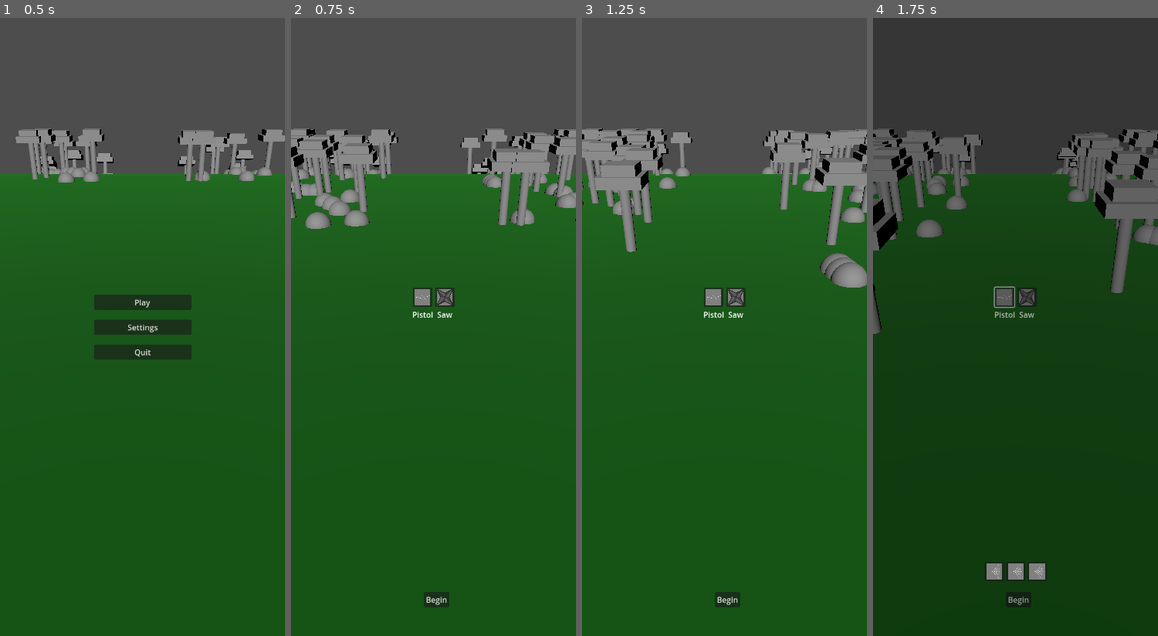
Above: before the commit, frames 1-4 (left to right).
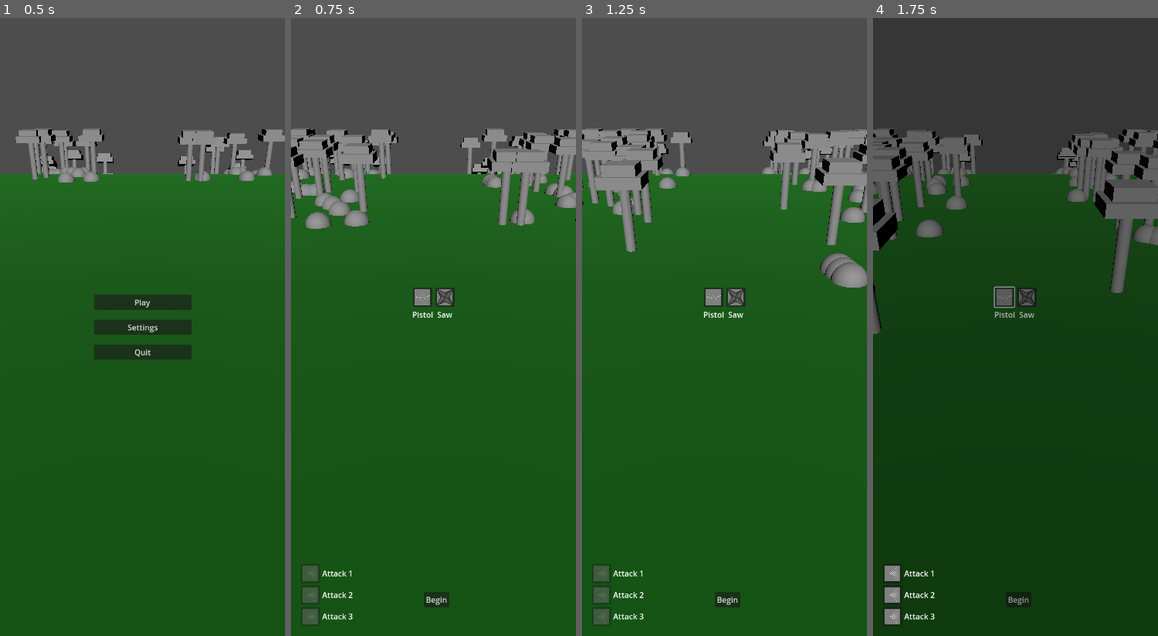
Above: after the commit, the same moments.

Repository: danbolleboom/GodotMobileGame
Game: Godot game, scene res://Scenes/world.tscn
Same seed, same stepped clock (60 frames per second), same inputs: the game is played once before the commit and once after it.
Inputs (mouse positions are in pixels of both pictures, inside the frame that each line leads up to):
- Up to frame 1 (0.5 s): no input
- Up to frame 2 (0.75 s): click "Play" at 0.5 s
- Up to frame 3 (1.25 s): no input
- Up to frame 4 (1.75 s): click (1004, 296) at 1.27 s

Frame 1 is identical in both runs. In frame 2, 0.6% of the frame differs, in the area x 4-22%, y 88-99%; in frame 3, 0.6%; in frame 4, 1.0%, in the area x 4-61%, y 88-99%.

Commit message:
bunch of stuff i forgot to commit separately :)

Diff:
--- /dev/null
+++ b/Scenes/AttackModifiers/am_atk_speed.tscn
@@ -0,0 +1,12 @@
+[gd_scene load_steps=3 format=3 uid="uid://bdegr8djvga0u"]
+
+[ext_resource type="PackedScene" uid="uid://bm8nbrtpv2ed6" path="res://Scenes/attack_modifier.tscn" id="1_jsafy"]
+[ext_resource type="Script" uid="uid://cj2vufca3hc6g" path="res://Scripts/AttackModifierEffects/ame_atk_speed.gd" id="2_nydq7"]
+
+[node name="AM_AtkSpeed" instance=ExtResource("1_jsafy")]
+id = "AM_AtkSpeed"
+
+[node name="AME_AtkSpeed" type="Node" parent="." index="0"]
+script = ExtResource("2_nydq7")
+speedMultiplier = 0.9
+additionalMultPerTier = 0.05
--- /dev/null
+++ b/Scenes/AttackModifiers/am_dmg.tscn
@@ -0,0 +1,11 @@
+[gd_scene load_steps=3 format=3 uid="uid://b7qg3mnrqeywk"]
+
+[ext_resource type="PackedScene" uid="uid://bm8nbrtpv2ed6" path="res://Scenes/attack_modifier.tscn" id="1_ijdc5"]
+[ext_resource type="Script" uid="uid://ohnd4553527k" path="res://Scripts/AttackModifierEffects/ame_dmg_increase.gd" id="2_38qv8"]
+
+[node name="AM_dmg" instance=ExtResource("1_ijdc5")]
+id = "AM_Dmg"
+
+[node name="AME_DmgAdd" type="Node" parent="." index="0"]
+script = ExtResource("2_38qv8")
+damageAdditive = 3.0
--- /dev/null
+++ b/Scenes/AttackModifiers/am_proj_speed.tscn
@@ -0,0 +1,12 @@
+[gd_scene load_steps=3 format=3 uid="uid://ce3bbs3ynpbue"]
+
+[ext_resource type="PackedScene" uid="uid://bm8nbrtpv2ed6" path="res://Scenes/attack_modifier.tscn" id="1_6ls0y"]
+[ext_resource type="Script" uid="uid://bapowwt8y6a18" path="res://Scripts/AttackModifierEffects/ame_proj_speed.gd" id="2_ji5pe"]
+
+[node name="AM_ProjSpeed" instance=ExtResource("1_6ls0y")]
+id = "AM_ProjSpeed"
+
+[node name="AME_ProjSpeed" type="Node" parent="." index="0"]
+script = ExtResource("2_ji5pe")
+speedMultiplier = 1.2
+additionalMultPerTier = 0.1
--- /dev/null
+++ b/Scenes/AttackModifiers/am_projectile_size.tscn
@@ -0,0 +1,12 @@
+[gd_scene load_steps=3 format=3 uid="uid://cilubow5ncrre"]
+
+[ext_resource type="PackedScene" uid="uid://bm8nbrtpv2ed6" path="res://Scenes/attack_modifier.tscn" id="1_4o2ie"]
+[ext_resource type="Script" uid="uid://df3p3bkhooftd" path="res://Scripts/AttackModifierEffects/ame_proj_size.gd" id="2_t3glj"]
+
+[node name="AM_ProjectileSize" instance=ExtResource("1_4o2ie")]
+id = "AM_ProjSize"
+
+[node name="AME_ProjSize" type="Node" parent="." index="0"]
+script = ExtResource("2_t3glj")
+sizeIncrease = 0.2
+additionalSizePerTier = 0.1
--- a/Scenes/UI/ui_manager.tscn
+++ b/Scenes/UI/ui_manager.tscn
@@ -1,10 +1,11 @@
-[gd_scene load_steps=11 format=3 uid="uid://cn4bf5orw4u3"]
+[gd_scene load_steps=12 format=3 uid="uid://cn4bf5orw4u3"]
 
 [ext_resource type="Script" uid="uid://ck70o60e7cvpw" path="res://Scripts/UI/ui_manager.gd" id="1_x5yhv"]
 [ext_resource type="Script" uid="uid://bce6bd5bd3xmj" path="res://Scripts/UI/game_ui.gd" id="2_huwks"]
 [ext_resource type="Script" uid="uid://du7qimrr3ndp2" path="res://Scripts/UI/attack_select_ui.gd" id="3_1bij0"]
 [ext_resource type="PackedScene" uid="uid://02yu3ceg1413" path="res://Scenes/UI/attack_button.tscn" id="4_88ycu"]
 [ext_resource type="Texture2D" uid="uid://bfftuj6dfqlve" path="res://Images/ability_Shotgun.png" id="5_04kky"]
+[ext_resource type="Script" uid="uid://bux5x8425u7s0" path="res://Scripts/UI/upgrade_select_ui.gd" id="6_bwqs5"]
 
 [sub_resource type="StyleBoxFlat" id="StyleBoxFlat_huwks"]
 bg_color = Color(0, 0, 0, 1)
@@ -32,6 +33,7 @@
 anchor_bottom = 1.0
 grow_horizontal = 2
 grow_vertical = 2
+mouse_filter = 1
 script = ExtResource("2_huwks")
 
 [node name="TopUI" type="Node2D" parent="GameUI"]
@@ -79,6 +81,7 @@
 anchor_bottom = 1.0
 grow_horizontal = 2
 grow_vertical = 2
+mouse_filter = 1
 
 [node name="Buttons" type="VBoxContainer" parent="MainMenu"]
 layout_mode = 1
@@ -115,6 +118,7 @@
 anchor_bottom = 1.0
 grow_horizontal = 2
 grow_vertical = 2
+mouse_filter = 1
 
 [node name="Buttons" type="VBoxContainer" parent="GameOver"]
 layout_mode = 1
@@ -159,8 +163,9 @@
 anchor_bottom = 1.0
 grow_horizontal = 2
 grow_vertical = 2
+mouse_filter = 2
 script = ExtResource("3_1bij0")
-slots = [NodePath("SlotSelection/HBoxContainer/Slot1"), NodePath("SlotSelection/HBoxContainer/Slot2"), NodePath("SlotSelection/HBoxContainer/Slot3")]
+slots = [NodePath("VBoxContainer/Slot1Data/Slot1"), NodePath("VBoxContainer/Slot2Data/Slot2"), NodePath("VBoxContainer/Slot3Data/Slot3")]
 attackButtonTscn = ExtResource("4_88ycu")
 
 [node name="StartButton" type="Button" parent="AttackSelectUI"]
@@ -194,46 +199,74 @@
 grow_vertical = 2
 alignment = 1
 
-[node name="SlotSelection" type="ColorRect" parent="AttackSelectUI"]
-layout_mode = 1
-anchors_preset = 15
-anchor_right = 1.0
-anchor_bottom = 1.0
-grow_horizontal = 2
-grow_vertical = 2
+[node name="SelectionBlocker" type="ColorRect" parent="AttackSelectUI"]
+layout_mode = 1
+anchors_preset = 15
+anchor_right = 1.0
+anchor_bottom = 1.0
+grow_horizontal = 2
+grow_vertical = 2
+mouse_filter = 2
 color = Color(0, 0, 0, 0.29411766)
 
-[node name="HBoxContainer" type="HBoxContainer" parent="AttackSelectUI/SlotSelection"]
-layout_mode = 1
-anchors_preset = 7
-anchor_left = 0.5
+[node name="VBoxContainer" type="VBoxContainer" parent="AttackSelectUI"]
+layout_mode = 1
+anchors_preset = 2
 anchor_top = 1.0
-anchor_right = 0.5
-anchor_bottom = 1.0
-offset_left = -20.0
-offset_top = -151.80005
-offset_right = 20.0
-offset_bottom = -111.80005
-grow_horizontal = 2
+anchor_bottom = 1.0
+offset_left = 20.0
+offset_top = -148.0
+offset_right = 147.99994
+offset_bottom = -20.0
 grow_vertical = 0
 
-[node name="Slot1" type="Button" parent="AttackSelectUI/SlotSelection/HBoxContainer"]
+[node name="Slot1Data" type="HBoxContainer" parent="AttackSelectUI/VBoxContainer"]
+layout_mode = 2
+
+[node name="Slot1" type="Button" parent="AttackSelectUI/VBoxContainer/Slot1Data"]
 layout_mode = 2
 icon = ExtResource("5_04kky")
 
-[node name="Slot2" type="Button" parent="AttackSelectUI/SlotSelection/HBoxContainer"]
+[node name="Attack1Name" type="Label" parent="AttackSelectUI/VBoxContainer/Slot1Data"]
+layout_mode = 2
+text = "Attack 1"
+
+[node name="Slot2Data" type="HBoxContainer" parent="AttackSelectUI/VBoxContainer"]
+layout_mode = 2
+
+[node name="Slot2" type="Button" parent="AttackSelectUI/VBoxContainer/Slot2Data"]
 layout_mode = 2
 icon = ExtResource("5_04kky")
 
-[node name="Slot3" type="Button" parent="AttackSelectUI/SlotSelection/HBoxContainer"]
+[node name="Attack2Name" type="Label" parent="AttackSelectUI/VBoxContainer/Slot2Data"]
+layout_mode = 2
+text = "Attack 2"
+
+[node name="Slot3Data" type="HBoxContainer" parent="AttackSelectUI/VBoxContainer"]
+layout_mode = 2
+
+[node name="Slot3" type="Button" parent="AttackSelectUI/VBoxContainer/Slot3Data"]
 layout_mode = 2
 icon = ExtResource("5_04kky")
+
+[node name="Attack3Name" type="Label" parent="AttackSelectUI/VBoxContainer/Slot3Data"]
+layout_mode = 2
+text = "Attack 3"
+
+[node name="UpgradeSelectUI" type="Control" parent="."]
+layout_mode = 3
+anchors_preset = 15
+anchor_right = 1.0
+anchor_bottom = 1.0
+grow_horizontal = 2
+grow_vertical = 2
+script = ExtResource("6_bwqs5")
 
 [connection signal="button_up" from="MainMenu/Buttons/Play" to="." method="_on_play_button_up"]
 [connection signal="button_up" from="MainMenu/Buttons/Quit" to="." method="_on_quit_button_up"]
 [connection signal="button_up" from="GameOver/Buttons/Retry" to="." method="_on_retry_button_up"]
 [connection signal="button_up" from="GameOver/Buttons/ToMenu" to="." method="_on_to_menu_button_up"]
 [connection signal="button_up" from="AttackSelectUI/StartButton" to="." method="_on_start_button_button_up"]
-[connection signal="button_up" from="AttackSelectUI/SlotSelection/HBoxContainer/Slot1" to="AttackSelectUI" method="_on_slot_1_button_up"]
-[connection signal="button_up" from="AttackSelectUI/SlotSelection/HBoxContainer/Slot2" to="AttackSelectUI" method="_on_slot_2_button_up"]
-[connection signal="button_up" from="AttackSelectUI/SlotSelection/HBoxContainer/Slot3" to="AttackSelectUI" method="_on_slot_3_button_up"]
+[connection signal="button_up" from="AttackSelectUI/VBoxContainer/Slot1Data/Slot1" to="AttackSelectUI" method="_on_slot_1_button_up"]
+[connection signal="button_up" from="AttackSelectUI/VBoxContainer/Slot2Data/Slot2" to="AttackSelectUI" method="_on_slot_2_button_up"]
+[connection signal="button_up" from="AttackSelectUI/VBoxContainer/Slot3Data/Slot3" to="AttackSelectUI" method="_on_slot_3_button_up"]
--- /dev/null
+++ b/Scenes/attack_modifier.tscn
@@ -0,0 +1,6 @@
+[gd_scene load_steps=2 format=3 uid="uid://bm8nbrtpv2ed6"]
+
+[ext_resource type="Script" uid="uid://dw61wpfcsg34m" path="res://Scripts/attack_modifier.gd" id="1_6v2i1"]
+
+[node name="AttackModifier" type="Node"]
+script = ExtResource("1_6v2i1")
--- /dev/null
+++ b/Scripts/AttackModifierEffects/ame_atk_speed.gd
@@ -0,0 +1,7 @@
+extends "res://Scripts/attack_modifier_effect.gd"
+
+@export var speedMultiplier: float;
+@export var additionalMultPerTier: float;
+
+func ModifyAttack(attack: Node) -> void:
+	attack.cooldown *= speedMultiplier - (additionalMultPerTier * (tier - 1));
--- /dev/null
+++ b/Scripts/AttackModifierEffects/ame_dmg_increase.gd
@@ -0,0 +1,7 @@
+extends "res://Scripts/attack_modifier_effect.gd"
+
+@export var damageAdditive: float;
+@export var extraPerTier: float;
+
+func ModifyProjectile(data: Node) -> void:
+	data.damage += damageAdditive + (extraPerTier * tier);
--- /dev/null
+++ b/Scripts/AttackModifierEffects/ame_proj_size.gd
@@ -0,0 +1,8 @@
+extends "res://Scripts/attack_modifier_effect.gd"
+
+@export var sizeIncrease: float;
+@export var additionalSizePerTier: float;
+
+func ModifyProjectile(data: Node) -> void:
+	var scaleVec = Vector3(1, 1, 1) * (sizeIncrease + (additionalSizePerTier * (tier - 1)));
+	data.get_parent().scale += scaleVec;
--- /dev/null
+++ b/Scripts/AttackModifierEffects/ame_proj_speed.gd
@@ -0,0 +1,7 @@
+extends "res://Scripts/attack_modifier_effect.gd"
+
+@export var speedMultiplier: float;
+@export var additionalMultPerTier: float;
+
+func ModifyProjectile(data: Node) -> void:
+	data.speed *= speedMultiplier + (additionalMultPerTier * (tier - 1));
--- a/Scripts/DirectorScripts/game_director.gd
+++ b/Scripts/DirectorScripts/game_director.gd
@@ -37,6 +37,8 @@
 		spawnsThisLevel -= enemySpawnData.enemiesPerLevel;
 		level += 1;
 		enemySpawnData.UpdateData(level);
+		Constants.worldTimeScale = 0;
+		Constants.uiManager.GetUpgrades();
 
 	Constants.uiManager.game.SetLevelProgress(spawnsThisLevel as float / enemySpawnData.enemiesPerLevel);
 
--- a/Scripts/Globals/constants.gd
+++ b/Scripts/Globals/constants.gd
@@ -12,6 +12,7 @@
 var selectedAttack1: PackedScene = null;
 var selectedAttack2: PackedScene = null;
 var selectedAttack3: PackedScene = null;
+var worldTimeScale: int = 1;
 
 func LoadScenesInFile(path: String) -> Array[PackedScene]:
 	var array: Array[PackedScene];
--- a/Scripts/UI/attack_select_ui.gd
+++ b/Scripts/UI/attack_select_ui.gd
@@ -2,7 +2,7 @@
 
 var attacks: Array[Node];
 @onready var attacksContainer: BoxContainer = $Attacks;
-@onready var slotSelection: ColorRect = $SlotSelection;
+@onready var slotSelection: ColorRect = $SelectionBlocker;
 @export var slots: Array[Button];
 
 @export var attackButtonTscn: PackedScene;
@@ -12,7 +12,9 @@
 # Called when the node enters the scene tree for the first time.
 func _ready() -> void:
 	var packedAttacks = Constants.LoadScenesInFile("Scenes/PlayerAttacks");
+	SetAttackButtonsInteractable(false);
 	slotSelection.hide();
+	slotSelection.mouse_filter = Control.MOUSE_FILTER_IGNORE
 
 	for attack in packedAttacks:
 		var attackLoaded = load(attack.resource_path).instantiate();
@@ -29,31 +31,34 @@
 		attacksContainer.add_child(button);
 
 
+func SetAttackButtonsInteractable(interactable: bool) -> void:
+	for button in slots:
+		button.disabled = !interactable;
+
 # Called every frame. 'delta' is the elapsed time since the previous frame.
 func _process(delta: float) -> void:
 	pass
 
 func StartSelection(_attack: PackedScene) -> void:
 	slotSelection.show();
+	slotSelection.mouse_filter = Control.MOUSE_FILTER_STOP
 	currentSelection = _attack;
+	SetAttackButtonsInteractable(true);
 
 
 func _on_slot_1_button_up() -> void:
 	Constants.selectedAttack1 = currentSelection;
 	UpdateSelectedAttack(0);
-	slotSelection.hide();
 
 
 func _on_slot_2_button_up() -> void:
 	Constants.selectedAttack2 = currentSelection;
 	UpdateSelectedAttack(1);
-	slotSelection.hide();
 
 
 func _on_slot_3_button_up() -> void:
 	Constants.selectedAttack3 = currentSelection;
 	UpdateSelectedAttack(2);
-	slotSelection.hide();
 
 func UpdateSelectedAttack(_index: int) -> void:
 	var slot = slots[_index];
@@ -62,3 +67,8 @@
 	else:
 		var attackTemp = load(currentSelection.resource_path).instantiate();
 		slot.icon = attackTemp.get_node("AttackData").sprite;
+		slot.get_parent().get_child(1).text = attackTemp.get_node("AttackData").attackName;
+
+	SetAttackButtonsInteractable(false);
+	slotSelection.hide();
+	slotSelection.mouse_filter = Control.MOUSE_FILTER_IGNORE
--- a/Scripts/UI/ui_manager.gd
+++ b/Scripts/UI/ui_manager.gd
@@ -6,6 +6,7 @@
 @onready var attacks: Node = $AttackSelectUI
 @onready var director: Node = get_tree().root.get_node("World/GameDirector")
 @onready var scoreText: Label = $GameOver/ScoreText
+@onready var updateSelect: Control = $UpgradeSelectUI
 
 var initialised: bool = false;
 
@@ -14,8 +15,9 @@
 	game.process_mode = Node.PROCESS_MODE_DISABLED;
 	game.hide();
 	end.hide();
+	updateSelect.hide();
+	menu.show();
 	attacks.hide();
-	menu.show();
 	Constants.uiManager = self;
 
 
@@ -32,6 +34,11 @@
 	game.hide();
 	end.show();
 	scoreText.text = "Score: %d00" % Constants.gameDirector.score;
+
+func GetUpgrades() -> void:
+	game.hide();
+	updateSelect.LoadUpgrades();
+	updateSelect.show();
 
 func _on_retry_button_up() -> void:
 	end.hide();
--- /dev/null
+++ b/Scripts/UI/upgrade_select_ui.gd
@@ -0,0 +1,12 @@
+extends Node
+
+@export var choices: int = 3;
+@export var upgradeButton: PackedScene;
+
+func LoadUpgrades() -> void:
+	var upgrades = Constants.LoadScenesInFile("res://Scenes/AttackModifiers/");
+	var usableUpgrades: Array[PackedScene];
+	for mod in upgrades:
+		var instance = mod.instantiate();
+		print(instance.id);
+		usableUpgrades.append(mod);
--- a/Scripts/attack_controller.gd
+++ b/Scripts/attack_controller.gd
@@ -3,20 +3,33 @@
 @export var startCooldown: float = 0.5;
 @export var projectileScene: PackedScene;
 var attackTimer: float = 0;
+var multishot: float = 0.0;
+
+@onready var cooldown = startCooldown;
 
 @onready var projectileLoaded = load(projectileScene.resource_path)
 
 @onready var projectileParent = get_tree().root.get_node("World/ProjectileParent");
 
+var modifiers: Array[Node];
+
 # Called when the node enters the scene tree for the first time.
 func _ready() -> void:
-	pass
+	Default();
 
+	var tempModifier = load("res://Scenes/AttackModifiers/am_atk_speed.tscn").instantiate();
+	tempModifier.SetTier(10);
+	AddModifier(tempModifier);
+	UpdateModifiers();
+
+func Default() -> void:
+	cooldown = startCooldown;
+	multishot = 0.0;
 
 # Called every frame. 'delta' is the elapsed time since the previous frame.
 func _process(delta: float) -> void:
 	attackTimer += delta;
-	if attackTimer >= startCooldown:
+	if attackTimer >= cooldown:
 		attackTimer = 0
 		Attack()
 	pass
@@ -24,5 +37,19 @@
 func Attack() -> void:
 	var newProjectile = projectileLoaded.instantiate();
 	newProjectile.position = global_position;
+
+	# Apply modifiers
+	for modifier in modifiers:
+		modifier.ModifyProjectile(newProjectile);
+
 	projectileParent.add_child(newProjectile);
 	pass
+
+func UpdateModifiers() -> void:
+	Default();
+	for modifier in modifiers:
+		modifier.ModifyAttack(self);
+
+func AddModifier(modifier: Node) -> void:
+	modifiers.append(modifier);
+	UpdateModifiers();
--- /dev/null
+++ b/Scripts/attack_modifier.gd
@@ -0,0 +1,36 @@
+extends Node
+
+@export var id: String;
+var tier: int;
+
+var lifetime = 0;
+var uptime = 0;
+
+func SetTier(newTier: int) -> void:
+	tier = newTier;
+
+	for child in get_children():
+		child.tier = tier;
+
+func ModifyProjectile(projectile: Node) -> void:
+	var data = projectile.get_node("ProjectileData");
+
+	for child in get_children():
+		child.ModifyProjectile(data);
+
+	data.modifiers.append(self);
+
+func ModifyAttack(attack: Node) -> void:
+	for child in get_children():
+		child.ModifyAttack(attack);
+
+func OnProjectileDestroyed(projectileData: Node) -> void:
+	for child in get_children():
+		child.OnProjectileDestroyed(projectileData);
+
+func _process(delta: float) -> void:
+	uptime += delta;
+
+func RemoveModifier() -> bool:
+	if lifetime == 0: return false;
+	return uptime >= lifetime;
--- /dev/null
+++ b/Scripts/attack_modifier_effect.gd
@@ -0,0 +1,15 @@
+extends Node
+
+var tier: int;
+
+func ModifyProjectile(data: Node) -> void:
+	pass
+
+func ModifyAttack(attack: Node) -> void:
+	pass
+
+func OnProjectileDestroyed(projectile: Node) -> void:
+	pass
+
+func Update(delta: float) -> void:
+	pass
--- a/Scripts/path_entity.gd
+++ b/Scripts/path_entity.gd
@@ -20,6 +20,9 @@
 	pass
 
 func _physics_process(delta: float) -> void:
+	if Constants.worldTimeScale == 0: return;
+	delta *= Constants.worldTimeScale;
+
 	pathOffset += delta * (Constants.currentSpeed * speedMultiplier);
 
 	if pathOffset > path.curve.get_baked_length():
--- a/Scripts/player_movement.gd
+++ b/Scripts/player_movement.gd
@@ -13,7 +13,6 @@
 
 @onready var playerData: Node = $PlayerData;
 
-# Called when the node enters the scene tree for the first time.
 func _ready() -> void:
 	position = startPosition;
 	Constants.player = self;
@@ -22,8 +21,11 @@
 func GetHealthRatio() -> float:
 	return playerData.currentHealth as float / playerData.maxHealth;
 
-# Called every frame. 'delta' is the elapsed time since the previous frame.
 func _process(delta: float) -> void:
+	if Constants.worldTimeScale == 0:
+		return; # Game is paused
+	delta *= Constants.worldTimeScale;
+
 	# Lerp to z == 0
 	position.z = lerp(position.z, targetZ, entranceSpeed * delta);
 
--- a/Scripts/projectile.gd
+++ b/Scripts/projectile.gd
@@ -17,6 +17,8 @@
 	pass
 
 func _physics_process(delta: float) -> void:
+	if Constants.worldTimeScale == 0: return;
+	delta *= Constants.worldTimeScale;
 	var vel = direction * speed * delta
 	position += vel;
 
--- a/Scripts/projectile_data.gd
+++ b/Scripts/projectile_data.gd
@@ -6,6 +6,8 @@
 @export var spread: float;
 
 @export var enemyDamageParticles: PackedScene;
+
+var modifiers: Array[Node];
 
 func _ready() -> void:
 	get_parent().direction = Vector3(randf_range(-spread, spread), 0, 1).normalized();
@@ -29,5 +31,13 @@
 
 	pierce -= 1;
 	if pierce <= 0:
+		for modifier in modifiers:
+			modifier.OnProjectileDestroyed(self);
 		get_parent().queue_free()
 		return
+
+func Modify(modifiers: Node) -> void:
+	speed = speed * modifiers.speedMutliplier;
+	damage = damage + modifiers.damageAdditive;
+	damage = damage * modifiers.damageMultiplier as int;
+	spread = spread * modifiers.spreadMultiplier;
Not shown, added: Scripts/AttackModifierEffects/ame_atk_speed.gd.uid
Not shown, added: Scripts/AttackModifierEffects/ame_dmg_increase.gd.uid
Not shown, added: Scripts/AttackModifierEffects/ame_proj_size.gd.uid
Not shown, added: Scripts/AttackModifierEffects/ame_proj_speed.gd.uid
Not shown, added: Scripts/UI/upgrade_select_ui.gd.uid
Not shown, added: Scripts/attack_modifier.gd.uid
Not shown, added: Scripts/attack_modifier_effect.gd.uid
